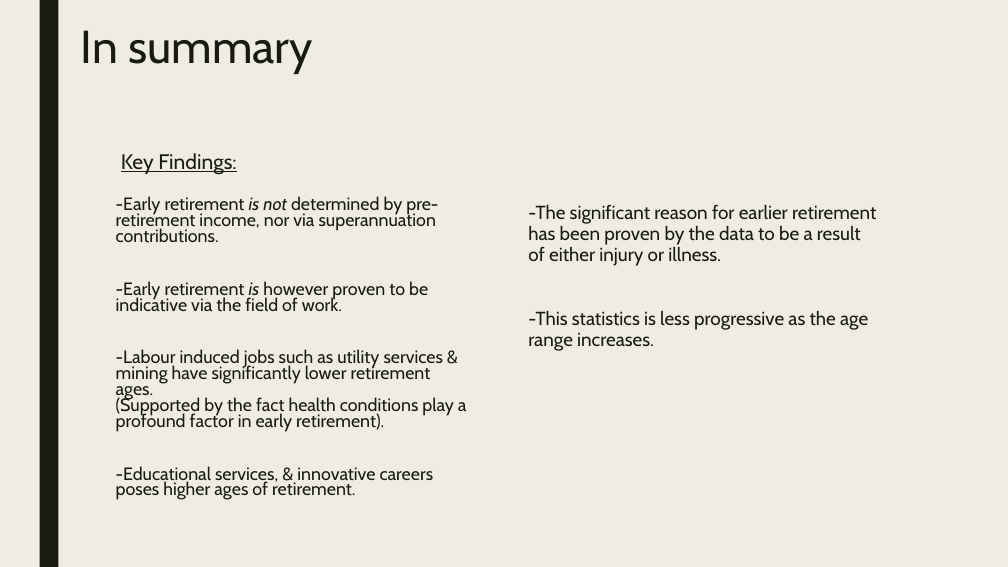
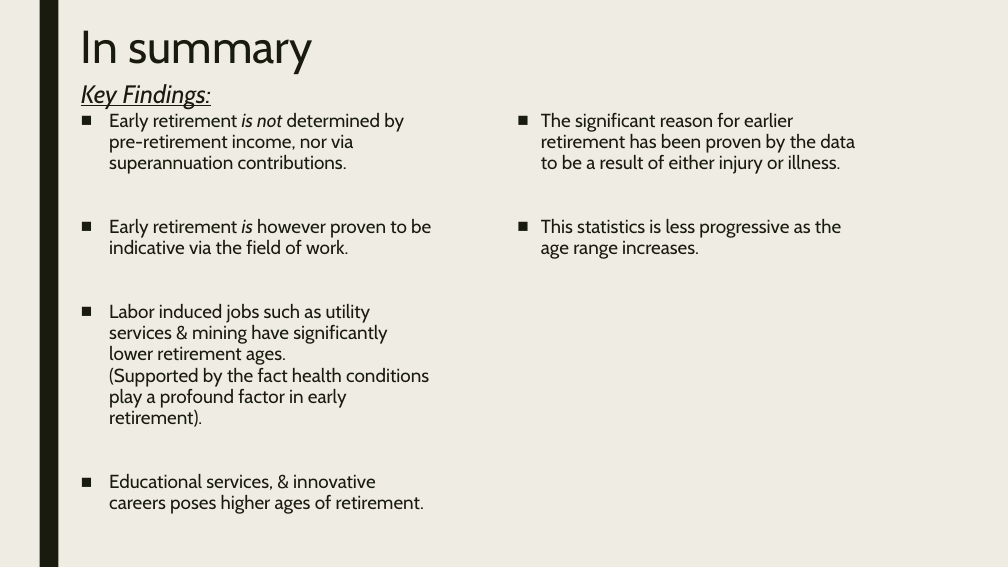
Before and after one commit to braydonnugent/Project1_Group4, a slide deck: slide 18 of PRES Retirement Analysis.pptx. Drawn at 1008x567 pixels with LibreOffice and Linux fonts; fonts in the diff are those of the drawing. Boxes give left, top, right and bottom in pixels: in the first picture for what was removed or moved away, otherwise in the second. Text is boxed around its words. In the diff, an @@ line names an element or a change of style, - is before the commit and + after.

```diff
--- a/PRES Retirement Analysis.pptx
+++ b/PRES Retirement Analysis.pptx
@@ text "Key Findings:": place and size @@
-text "Key Findings:" at <box>121,153,236,175</box>
+text "Key Findings:" at <box>81,84,212,109</box>
@@ text "Key Findings:" at <box>81,84,212,109</box>: size 20 to 24 pt, italic on @@
@@ text at <box>109,113,431,514</box>: text changed; size 17 to 18 pt @@
--Early retirement is not determined by pre-retirement income, nor via superannuation contributions.
--Early retirement is however proven to be indicative via the field of work.
--Labour induced jobs such as utility services & mining have significantly lower retirement ages.
-(Supported by the fact health conditions play a profound factor in early retirement).
--Educational services, & innovative careers poses higher ages of retirement.
+■ Early retirement is not determined by pre-retirement income, nor via superannuation contributions.
+■ Early retirement is however proven to be indicative via the field of work.
+■ Labor induced jobs such as utility services & mining have significantly lower retirement ages.
+  (Supported by the fact health conditions play a profound factor in early retirement).
+■ Educational services, & innovative careers poses higher ages of retirement.
@@ text at <box>541,113,855,259</box>: text changed @@
--The significant reason for earlier retirement has been proven by the data to be a result of either injury or illness.
--This statistics is less progressive as the age range increases.
+■ The significant reason for earlier retirement has been proven by the data to be a result of either injury or illness.
+■ This statistics is less progressive as the age range increases.
```
Also in this commit, not shown: 14 other slides changed.
